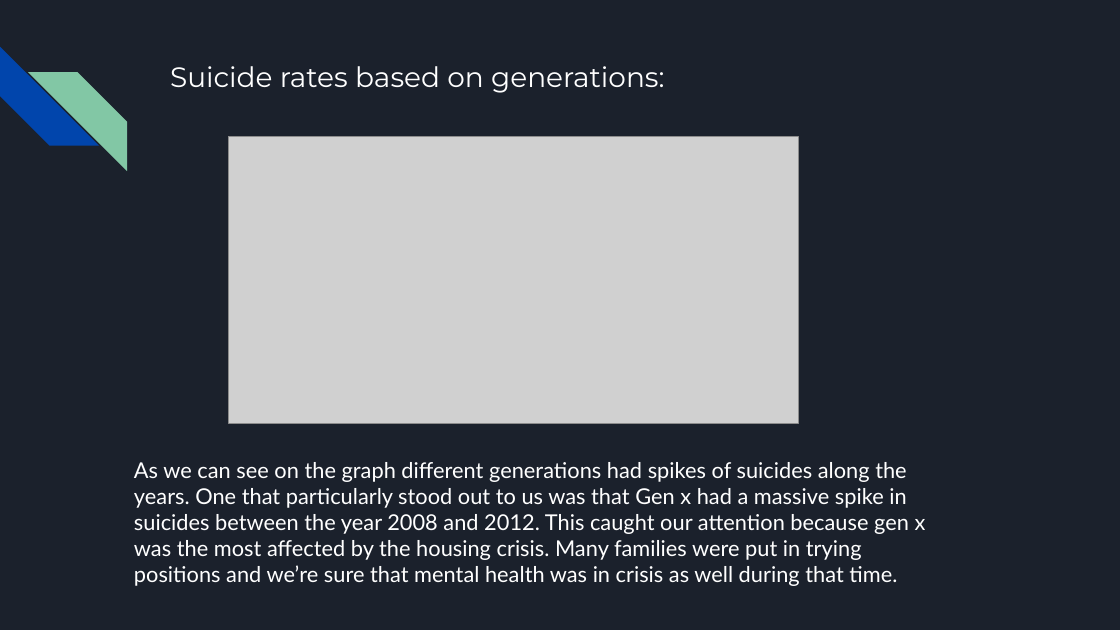
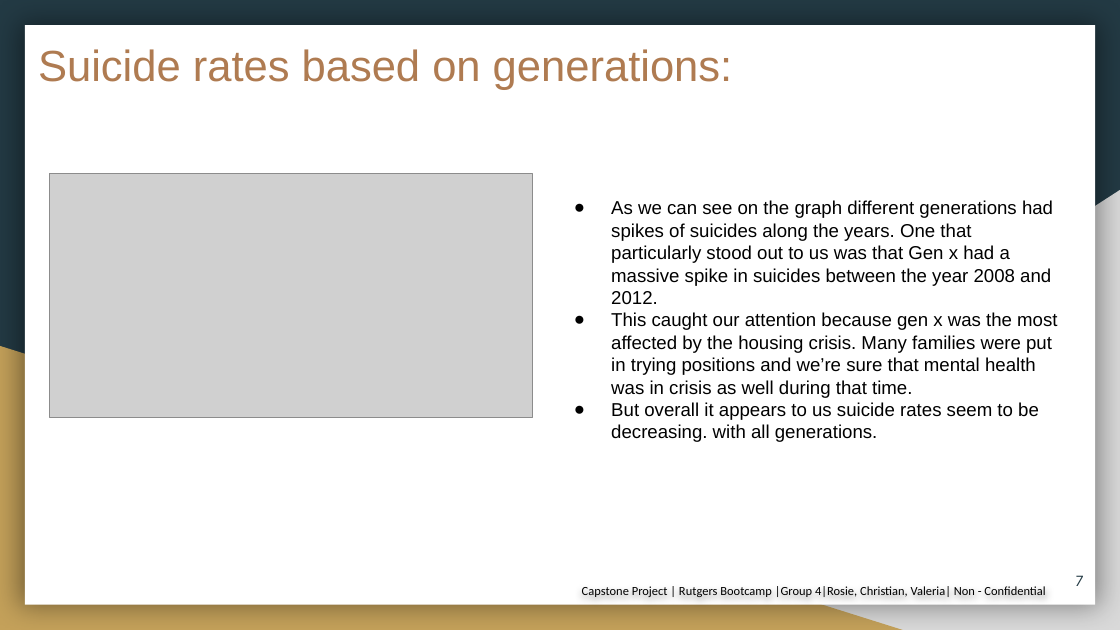
Before and after one commit to RosieMina/Final_project, a slide deck: slide 7 of Final Project.pptx (slide 4 before the commit). Drawn at 1120x630 pixels with LibreOffice and Linux fonts; fonts in the diff are those of the drawing; grey boxes stand for pictures. Boxes give left, top, right and bottom in pixels: in the first picture for what was removed or moved away, otherwise in the second. Text is boxed around its words. In the diff, an @@ line names an element or a change of style, - is before the commit and + after.

```diff
--- a/Final Project.pptx
+++ b/Final Project.pptx
@@ background #1B212C to #233A44 @@
@@ rectangle added at (25, 26, 1095, 605), fill #FFFFFF @@
@@ title "Suicide rates based on generations:": place and size @@
-title "Suicide rates based on generations:" at (170, 66, 664, 93)
+title "Suicide rates based on generations:" at (38, 49, 732, 90)
@@ title "Suicide rates based on generations:" at (38, 49, 732, 90): size 18 to 28 pt, font Montserrat to Arial, text colour #FFFFFF to #AF7B51 @@
@@ diag stripe removed at (0, 47, 99, 146) @@
@@ diag stripe removed at (28, 72, 127, 170) @@
@@ picture: place and size @@
-picture at (228, 137, 797, 423)
+picture at (49, 174, 533, 418)
@@ right triangle added at (439, 190, 1120, 630), fill #D9D9D9 @@
@@ text at (611, 200, 1057, 442): text changed; size 14 to 12 pt; font Lato to Arial; text colour #FFFFFF to #000000 @@
-As we can see on the graph different generations had spikes of suicides along the years. One that particularly stood out to us was that Gen x had a massive spike in suicides between the year 2008 and 2012. This caught our attention because gen x was the most affected by the housing crisis. Many families were put in trying positions and we’re sure that mental health was in crisis as well during that time.
+● As we can see on the graph different generations had spikes of suicides along the years. One that particularly stood out to us was that Gen x had a massive spike in suicides between the year 2008 and 2012.
+● This caught our attention because gen x was the most affected by the housing crisis. Many families were put in trying positions and we’re sure that mental health was in crisis as well during that time.
+● But overall it appears to us suicide rates seem to be decreasing. with all generations.
@@ right triangle added at (0, 346, 903, 630), fill #C4A15A @@
@@ text added at (582, 586, 1045, 597), 8 pt, text #000000 @@
+Capstone Project | Rutgers Bootcamp |Group 4|Rosie, Christian, Valeria| Non - Confidential
@@ page number added at (1076, 575, 1084, 586), 10 pt, text #233A44 @@
+7
```
Also in this commit, not shown: 7 other slides changed, 8 slides added, 2 slides removed.
